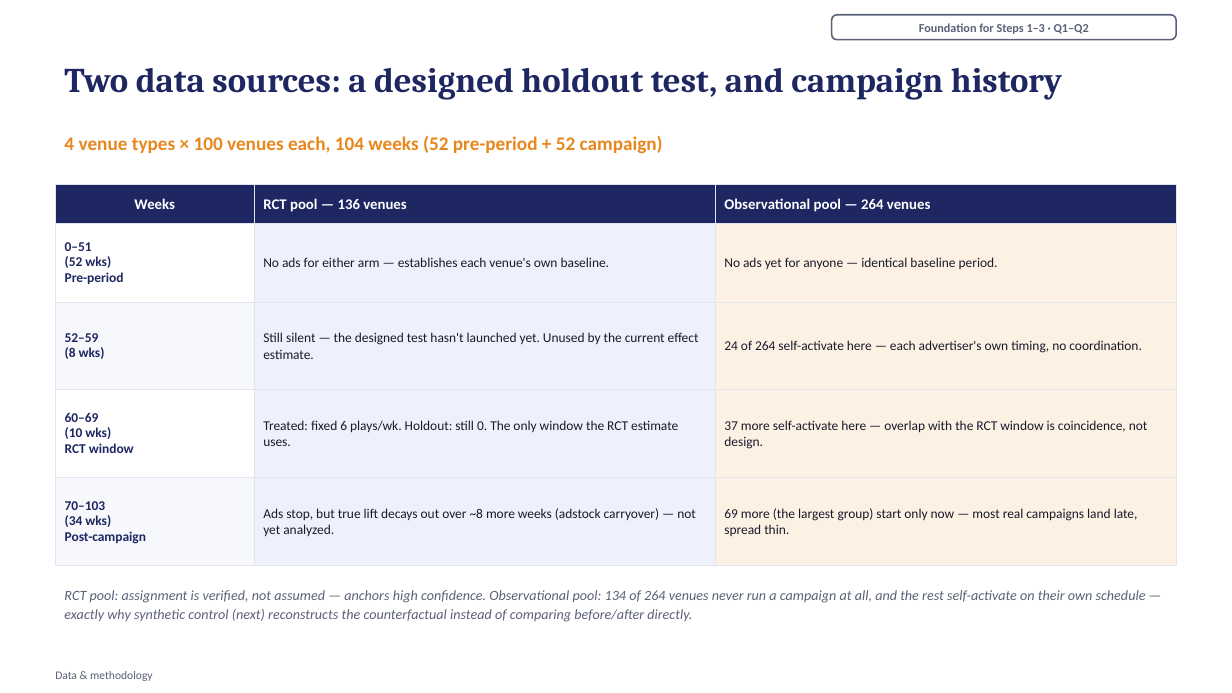
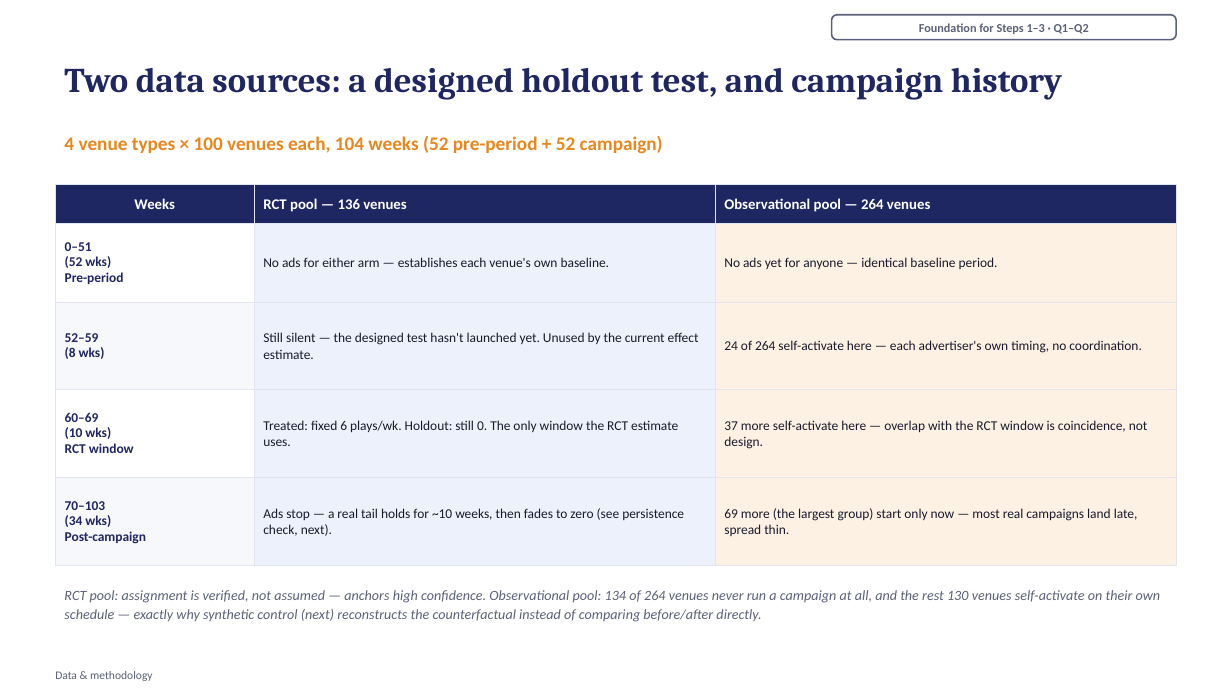
Before and after one commit to crystal1361/atmosphere-dooh-measurement, a slide deck: slide 6 of deck/AtmosphereTV_DOOH_Measurement.pptx. Drawn at 1232x693 pixels with LibreOffice and Linux fonts; fonts in the diff are those of the drawing. Boxes give left, top, right and bottom in pixels: in the first picture for what was removed or moved away, otherwise in the second. Text is boxed around its words. In the diff, an @@ line names an element or a change of style, - is before the commit and + after.

```diff
--- a/deck/AtmosphereTV_DOOH_Measurement.pptx
+++ b/deck/AtmosphereTV_DOOH_Measurement.pptx
@@ table at [55, 185, 1177, 548] @@
-row 5, column 2: Ads stop, but true lift decays out over ~8 more weeks (adstock carryover) — not yet analyzed.
+row 5, column 2: Ads stop — a real tail holds for ~10 weeks, then fades to zero (see persistence check, next).
@@ text at [64, 590, 1161, 622]: text changed @@
-RCT pool: assignment is verified, not assumed — anchors high confidence. Observational pool: 134 of 264 venues never run a campaign at all, and the rest self-activate on their own schedule — exactly why synthetic control (next) reconstructs the counterfactual instead of comparing before/after directly.
+RCT pool: assignment is verified, not assumed — anchors high confidence. Observational pool: 134 of 264 venues never run a campaign at all, and the rest 130 venues self-activate on their own schedule — exactly why synthetic control (next) reconstructs the counterfactual instead of comparing before/after directly.
```
Also in this commit, not shown: 2 other files.
